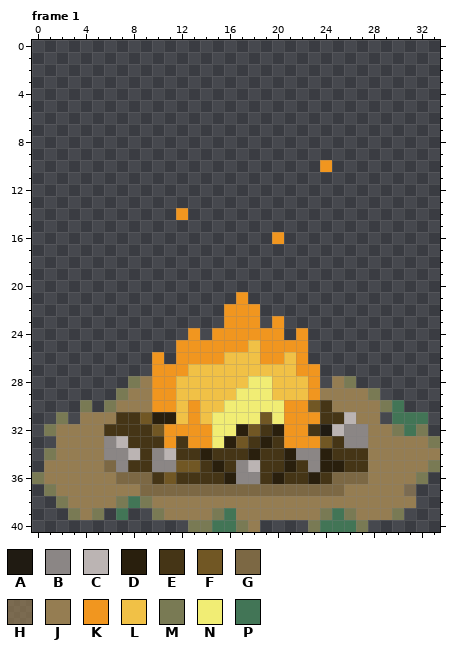
Two states of a pixel-art file, Assets/Textures/StaticObjects/SashaCampfire/firepit.aseprite. The picture above is the old version.
34x41 pixels, 1 frame. Shown: frame 1. The commit also changed other frames, which this record leaves out.
Palette (. is transparent): A #201b12  B #8b8685  C #bbb4b3  D #291f0d  E #453516  F #715724  G #7c6844  H #957d52aa  J #957d52  K #f1961f  L #f1c146  M #797a54  N #f1ed74  P #427556
Pixels before, frame 1, first column x 0:
10 ........................K.........
11 ..................................
12 ..................................
13 ..................................
14 ............K.....................
15 ..................................
16 ....................K.............
17 ..................................
18 ..................................
19 ..................................
20 ..................................
21 .................K................
22 ................KKK...............
23 ................KKK.K.............
24 .............K.KKKKKK.K...........
25 ............KKKKKKLKKKK...........
26 ..........K.KKKKLLLKKLK...........
27 ..........KKKLLLLLLLLLKK..........
28 ........MJKKLLLLLLNNLLLK.JM.......
29 .......MJJKKLLLLLNNNLLLKJJJJM.....
30 ....M.MJJJKKLKLLNNNNNKKFEJJJJMP...
31 ..M.JJJEEFDDLKLNNNNFNKKKEECJJ.PPP.
32 .MJJJJEEEEFKKKKNNDFEDKKEACBBJJMPM.
33 ..JJJJBCEEEKEKKNDFEDEKKKFEBBJJJJJM
34 .MJJJJBBCEBCEEDEEEDEEDBBDEEEJJJJJJ
35 .JJJJJGBEEBBFFEDEBCEEDEBDDEEJJJJJM
36 MJJJJJJGGGEFEEEEDBBEDEEDEGGGJJJJM.
37 .MJJJJJJJGGGGGGGGGGGGGGGGGJJJJJH..
38 ..MJJJJMPMJJJJJJJJJJJJJJJJJJJJJJ..
39 ...MJM.P..MJJJJMPJJJJJJJMPMJJJM...
40 .............MMPPMJ....MPPPM......
After the commit:
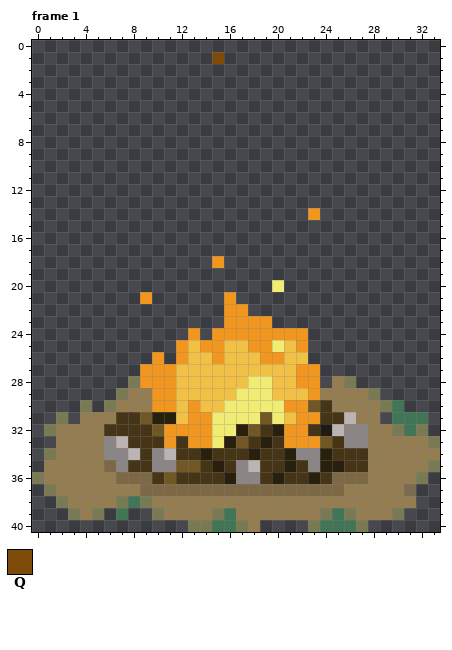
Colours new in this view: Q #7d4a08
From old to new:
Frame 1:
The author put colour K in row 14 at x 23; in row 18 at x 15; in row 21 at x 9 and 16; in row 23 at x 19; in row 24 at x 21; in row 27 at x 9.
Colour J becomes colour K in row 28 at x 9.
Colour L becomes colour K in row 25 at x 18; in row 28 at x 22; in row 31 at x 14.
Colour K becomes colour L in row 25 at x 13, 16 to 17 and 21; in row 26 at x 13 to 14 and 22; in row 27 at x 12; in row 31 at x 21.
The author put colour N in row 20 at x 20.
Colour K becomes colour N in row 25 at x 20.
The author put colour Q in row 1 at x 15.
Colour K is gone in row 10 at x 24; in row 14 at x 12; in row 16 at x 20; in row 21 at x 17; in row 22 at x 18; in row 23 at x 20.
Where, in picture pixels (left, top, right, bottom), the same in both pictures:
added: (212, 52, 224, 64)
changed: (140, 160, 332, 424)
